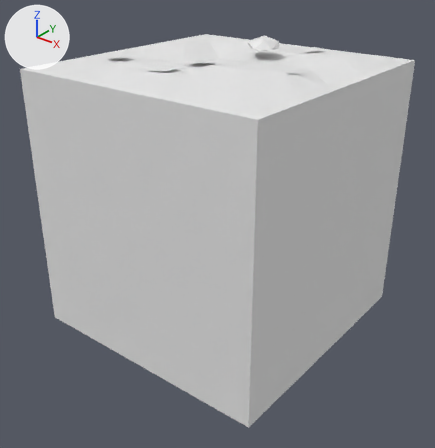
The FBX model Assets/Tiles/Blend/Blend Dark Snow 2.fbx: old version first, new version second.
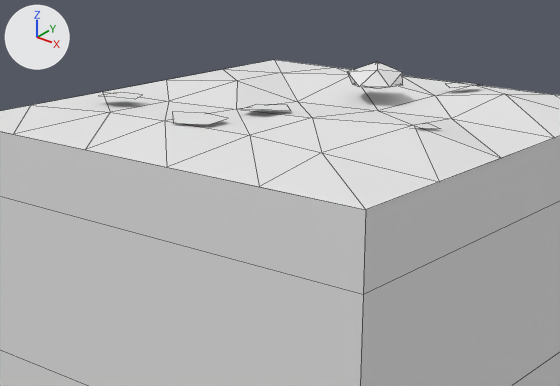
Each version is shown whole from a 50 mm camera at (2.69, -3.43, 1.9) aimed at (0.06, -0.15, -0.14), then close up on the part from 11% to 85% of the width and 0% to 49% of the height. The lights are fixed; the arrows at upper left show +X, +Y and +Z. The older version's two pictures come first. The close-ups show mesh edges as thin lines. Where no turn or scale is listed for an object, it has been applied to the vertices. Vertices at exactly the same position are counted once.

The first close-up shows 'Blend Dark Snow 2'.
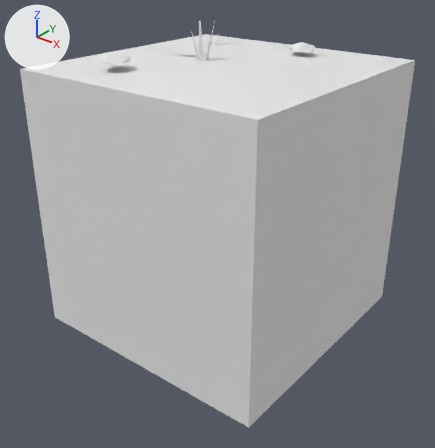
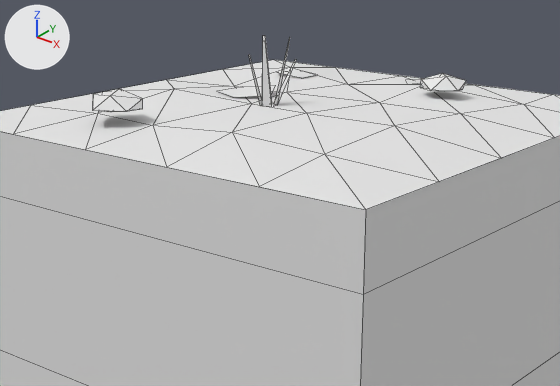
Changed parts and their boxes (x1, y1, x2, y2) in the close-ups (560 x 386 px; the box of a moved part takes in the faces that stretch with it):
'Blend Dark Snow 2', reshaped
    before: (0, 60, 560, 386)
    after: (0, 36, 560, 386)
part 1 of me_blend_dark_snow_2, moved or reshaped
    before: (415, 124, 440, 129)
    after: (278, 72, 317, 78)
part 2 of me_blend_dark_snow_2, moved or reshaped
    before: (446, 82, 478, 88)
    after: (405, 79, 421, 84)
part 3 of me_blend_dark_snow_2, moved or reshaped
    before: (244, 104, 291, 111)
    after: (217, 85, 276, 97)
part 4 of me_blend_dark_snow_2, deleted
    before: (347, 62, 403, 89)
part 5 of me_blend_dark_snow_2, deleted
    before: (100, 92, 143, 99)
part 6 of me_blend_dark_snow_2, reshaped
    before: (86, 60, 554, 167)
    after: (86, 36, 554, 167)

The edits, one by one:
me_blend_dark_snow_2 is used by ob_blend_dark_snow_2; location (0.0, 0.0, 0.0).
me_blend_dark_snow_2 had 85 vertices, 88 faces and spanned x -1.0..1.0, y -1.0..1.0, z -1.0..1.21.
me_blend_dark_snow_2 now has 107 vertices, 111 faces and spans x -1.0..1.0, y -1.0..1.0, z -1.0..1.35.
me_blend_dark_snow_2 part 1: the loose piece of 5 vertices spanning x 0.55..0.7, y -0.22..-0.06, z 1.09..1.11 is turned -60 degrees about the z axis through its middle and scaled by 1.23, then moved by (-1.07, 0.64, 0.0).
me_blend_dark_snow_2 part 2: the loose piece of 5 vertices spanning x 0.22..0.38, y 0.63..0.8, z 1.09..1.11 is scaled about its middle by (1.1, 1.1, 1), then moved by (-0.18, -0.04, 0.0).
me_blend_dark_snow_2 part 3: the loose piece of 5 vertices spanning x -0.12..0.08, y -0.31..-0.11, z 1.09..1.11 is turned 130.5 degrees about the z axis through its middle and scaled by 1.27, then moved by (-0.31, 0.22, 0.0).
me_blend_dark_snow_2 part 4: the loose piece of 12 vertices spanning x -0.01..0.21, y 0.21..0.47, z 1.12..1.21 is deleted.
me_blend_dark_snow_2 part 5: the loose piece of 5 vertices spanning x -0.75..-0.58, y -0.49..-0.3, z 1.09..1.11 is deleted.
Part 6, on me_blend_dark_snow_2:
4 vertices are removed from x -0.21..-0.02, y -0.64..-0.43, z 1.09..1.11.
1 face is deleted.
17 vertices move from x -0.65..0.63, y -0.62..0.63, z 1.05..1.11 to x -0.57..0.64, y -0.63..0.64, z 1.07..1.35.
43 vertices are added at x -0.5..0.45, y -0.79..0.57, z 1.09..1.35.
45 new faces join them.
